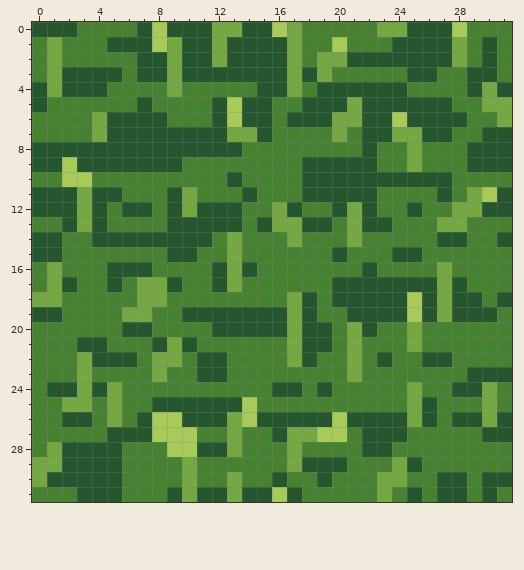
Edited in one commit: pixel-art sprite (src/client/public/grass.png). This is how it looked before the edit.
The file is 32x32 pixels.
After the commit:
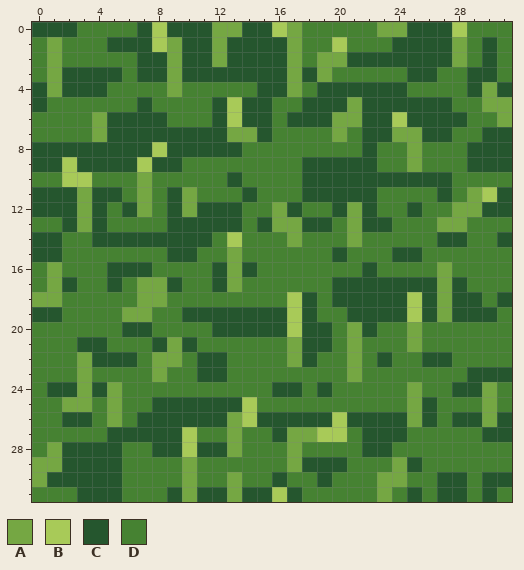
Palette (. is transparent): A #75a743  B #a8ca58  C #25562e  D #468232
Change:
The author changed colour C to colour A in row 12 at x 7.
The author changed colour D to colour A in rows 10 to 11 at x 7.
The author changed colour A to colour B in row 14 at x 13; in rows 18 to 20 at x 17.
The author changed colour C to colour B in row 8 at x 8; in row 9 at x 7.
The author changed colour B to colour C in rows 26 to 27 at x 8 to 9; in row 28 at x 9.
The author changed colour D to colour C in row 28 at x 8.
Where, in picture pixels (left, top, right, bottom), the same in both pictures:
changed: (137, 142, 167, 217)
changed: (227, 232, 242, 247)
changed: (287, 292, 302, 337)
changed: (152, 412, 182, 457)
